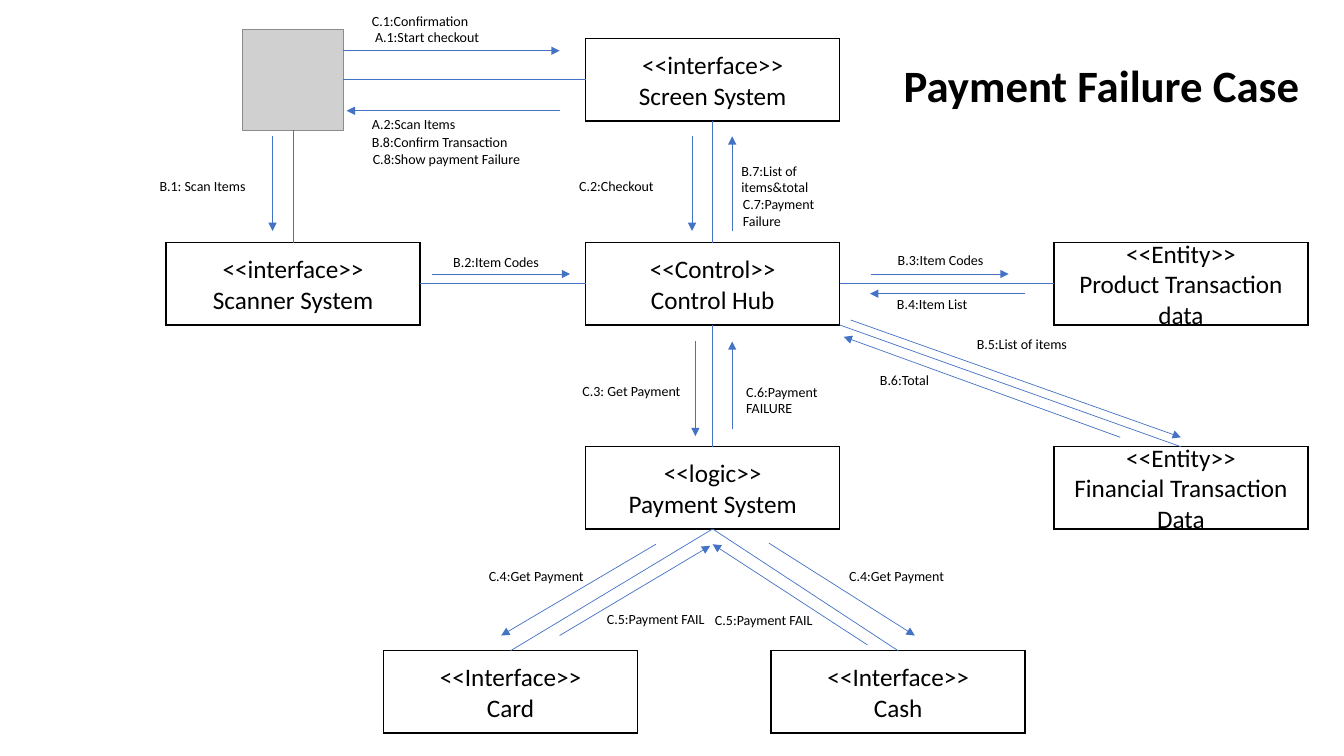
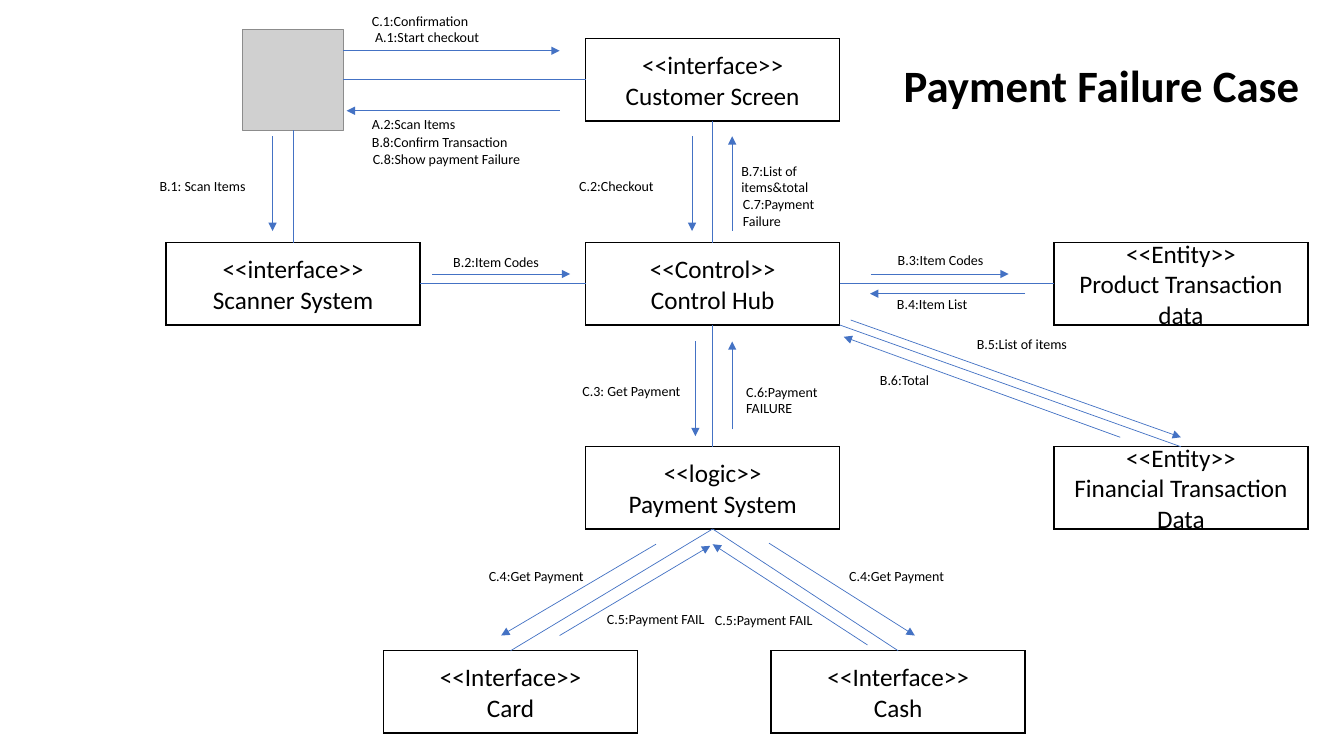
Before and after one commit to maw79/ExcServer, a slide deck: slide 2 of CSENG_PPT.pptx. Drawn at 1344x756 pixels with LibreOffice and Linux fonts; fonts in the diff are those of the drawing; grey boxes stand for pictures. Boxes give left, top, right and bottom in pixels: in the first picture for what was removed or moved away, otherwise in the second. Text is boxed around its words. In the diff, an @@ line names an element or a change of style, - is before the commit and + after.

```diff
--- a/CSENG_PPT.pptx
+++ b/CSENG_PPT.pptx
@@ text in rectangle at [626,88,800,106]: text changed @@
-Screen System
+Customer Screen
```
Also in this commit, not shown: 10 other slides changed.
